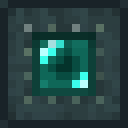
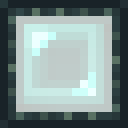
Layer changes from the first (128, 128) image to the second:
painted on "Border" over [8, 8, 120, 120]
"Pearl": opacity 100% → 50%, painted on it over [16, 16, 112, 112]
